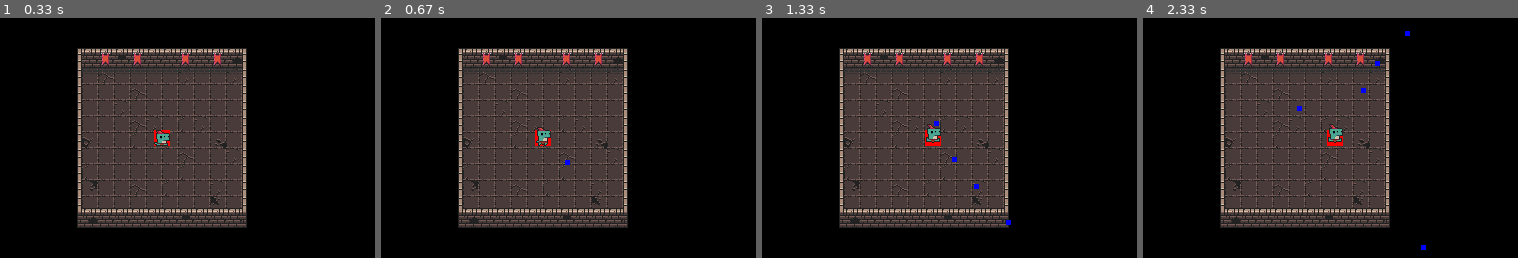
Above: before the commit, frames 1-4 (left to right).
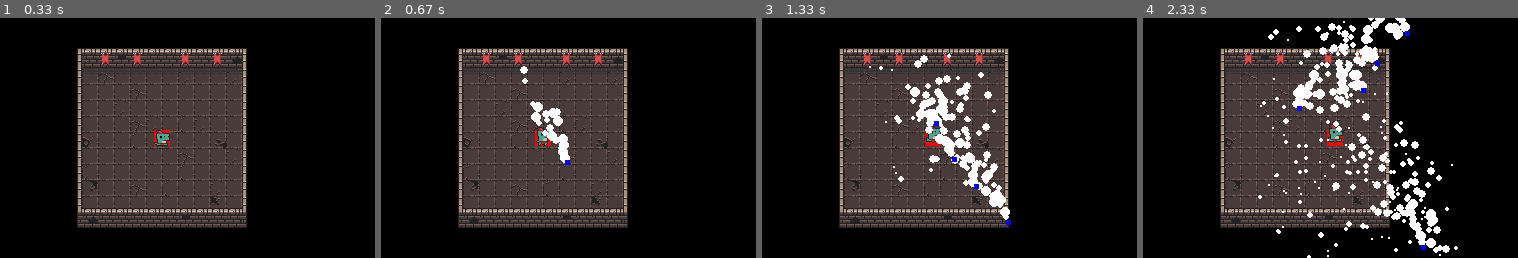
Above: after the commit, the same moments.

Repository: RDGMR/pygame-dungeon-shooter
Game: pygame game, started from main.py
The game is run twice, just before and just after one commit, with the same random seed, the same clock (stepped at 60 frames per second) and the same inputs.
Inputs:
- Up to frame 1 (0.33 s): no input
- Up to frame 2 (0.67 s): tap F at 0.33 s
- Up to frame 3 (1.33 s): hold Right 0.67-1.13 s; tap F at 0.73, 1.03, 1.23 s; tap A at 0.82 s; hold Up from 1.17 s (still down)
- Up to frame 4 (2.33 s): release Up at 1.47 s; hold Right 1.5-1.97 s; tap F at 1.57, 1.87, 2.07 s; hold Left from 2 s (still down); tap A at 2.15 s

Frame 1 is identical in both runs. In frame 2, 1.0% of the frame differs, in the area x 37-51%, y 20-61%; in frame 3, 3.8%; in frame 4, 7.0%, in the area x 30-84%, y 0-100%.

Commit message:
:recycle: Moved particles to its own class.

Diff:
--- a/main.py
+++ b/main.py
@@ -3,6 +3,7 @@
 from player import Player
 from bullet import Bullet
 from map import Map
+from particles import Particle_manager
 
 pygame.init()
 
@@ -15,13 +16,10 @@
 bullets = []
 Map = Map(screen)
 Player = Player(screen, Map)
-
-rectfodase = pygame.Rect(10, 10, 20, 10)
+particle_manager = Particle_manager(screen)
 
 # Game loop.
 while running:
-    screen.fill("BLACK")
-
     for event in pygame.event.get():
         if event.type == QUIT:
             running = False
@@ -61,13 +59,17 @@
     Player.update()
     for bullet in bullets:
         bullet.update()
+        particle_manager.add((bullet.x, bullet.y))
         # this is ugly
         if bullet.x < 0 - 5 or bullet.y < 0 - 5 or bullet.x > width or bullet.y > height: # hardcoded
             bullets.remove(bullet)
+    particle_manager.update()
 
     # Draw.
+    screen.fill("BLACK")
     Map.render()
     Player.render()
+    particle_manager.render()
     for bullet in bullets:
         bullet.render()
 
--- /dev/null
+++ b/particles.py
@@ -0,0 +1,33 @@
+from random import randint
+import pygame
+
+class Particle_manager:
+    def __init__(self, screen):
+        self.screen = screen
+        self.particles = []
+
+    def add(self, pos):
+        self.particles.append(self.Particle(pos))
+
+    def update(self):
+        for particle in self.particles:
+            if particle.radius <= 0:
+                self.particles.remove(particle)
+            particle.update()
+
+    def render(self):
+        for particle in self.particles:
+            pygame.draw.circle(self.screen, "WHITE", (particle.x, particle.y), int(particle.radius))
+
+    class Particle:
+        def __init__(self, pos):
+            self.x, self.y = pos
+            self.x_vel = randint(0, 20) / 10 - 1
+            self.y_vel = randint(-4, -2)
+            self.radius = randint(4, 6)
+
+        def update(self):
+            self.x += self.x_vel
+            self.y += self.y_vel
+            self.y_vel += 0.1
+            self.radius -= 0.05
